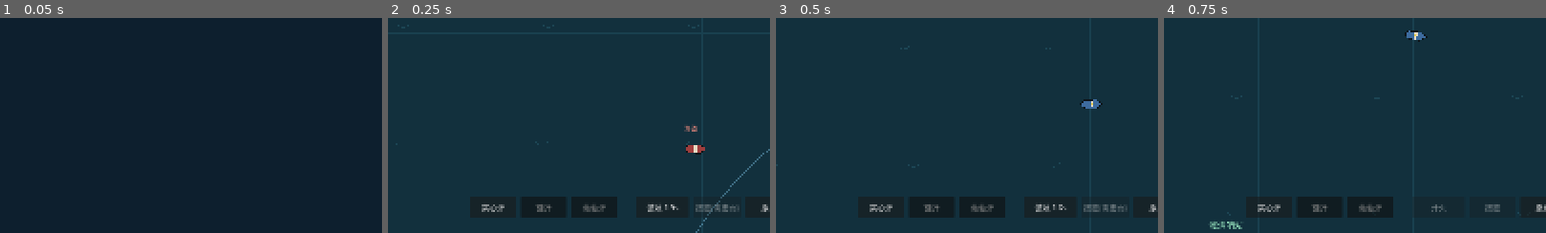
Above: before the commit, frames 1-4 (left to right).
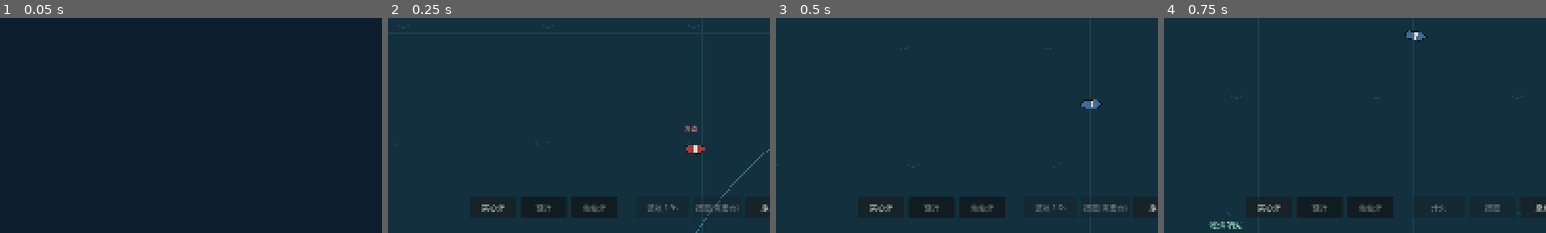
Above: after the commit, the same moments.

Repository: lucifermbbgh/OceanHero
Game: Godot game, scene res://tests/integration/run.tscn
The game is run twice, just before and just after one commit, with the same random seed, the same clock (stepped at 60 frames per second) and the same inputs. This scene is started directly instead of the project's main scene.
Inputs (mouse positions are % of the whole screen's width and height, from its top left):
- Up to frame 1 (0.05 s): no input
- Up to frame 2 (0.25 s): no input
- Up to frame 3 (0.5 s): no input
- Up to frame 4 (0.75 s): tap Enter at 0.5 s; move the mouse to (72, 45) at 0.52 s; hold D (steer_right) from 0.53 s (still down); tap B at 0.6 s; click (72, 45) at 0.67 s
The pictures show only the part of the screen within x 19-69%, y 50-100%; the shares and areas given below are measured in that part.

Frame 1 is identical in both runs. In frame 2, 0.1% of the frame differs, in the area x 68-76%, y 86-91%; in frame 3, 0.1%; in frame 4, nothing differs.

Commit message:
fix: 撤销自动开火，改为每次手动点射
- 锁定不再隐含开战：锁定后己方一发不开，敌人毫发无损
- 每一次齐射都必须由玩家点「开火」触发，装填完成也不会自动连射
- 装填中/超射程时按钮置灰并显示原因
- 敌舰 AI 仍保持自动开火
- 测试改为手动开火语义，集成 309 项全绿

Diff:
--- a/scripts/sea/sea_scene.gd
+++ b/scripts/sea/sea_scene.gd
@@ -1173,9 +1173,7 @@
 	return n
 
 func _lock_target(enemy) -> void:
-	if player.auto_fire and player.target != enemy:
-		player.auto_fire = false
-		hud.ticker("已切换目标，自动开火关闭")
+	player.auto_fire = false
 	player.target = enemy
 	player.engaged = true
 	enemy.target = player
@@ -1191,13 +1189,9 @@
 	if t == null or not is_instance_valid(t) or not t.alive:
 		hud.ticker("先锁定一个目标")
 		return
-	player.auto_fire = not player.auto_fire
-	if player.auto_fire:
-		hud.ticker("自动开火：开（进入射程后持续齐射）")
-		# 立刻尝试打一轮，避免空等
-		player.try_fire()
-	else:
-		hud.ticker("自动开火：关")
+	var res: Dictionary = player.try_fire()
+	if not res.get("ok", false):
+		hud.ticker(String(res.get("reason", "无法开火")))
 
 func _on_ammo_selected(id: StringName) -> void:
 	var a: Resource = DataRegistry.get_ammo(id)
--- a/scripts/ship/sea_ship.gd
+++ b/scripts/ship/sea_ship.gd
@@ -365,10 +365,9 @@
 	# 锁定即开始装填；是否开火由玩家决定
 	if reload_timer > 0.0:
 		reload_timer -= delta
-	# 玩家：只有打开"自动开火"才持续射击，否则必须手动触发 try_fire()
+	# 玩家：任何情况下都不会自己开火，必须由玩家点「开火」才打一轮
 	if is_player:
-		if auto_fire and reload_timer <= 0.0 and can_target(target):
-			_fire_at(target)
+		auto_fire = false
 		return
 	# 商船只逃不打
 	if faction == "merchant":
--- a/scripts/ui/sea_hud.gd
+++ b/scripts/ui/sea_hud.gd
@@ -290,17 +290,13 @@
 			_fire_btn.text = "开火"
 			_fire_btn.disabled = true
 			_fire_btn.modulate = Color(1, 1, 1)
-		elif player.auto_fire:
-			_fire_btn.text = "停火"
-			_fire_btn.disabled = false
-			_fire_btn.modulate = Color(1.0, 0.75, 0.55)
 		elif player.reload_timer > 0.0:
 			_fire_btn.text = "装填 %.1fs" % player.reload_timer
-			_fire_btn.disabled = false
+			_fire_btn.disabled = true
 			_fire_btn.modulate = Color(1, 1, 1)
 		elif not player.can_target(t):
 			_fire_btn.text = "超出射程"
-			_fire_btn.disabled = false
+			_fire_btn.disabled = true
 			_fire_btn.modulate = Color(1, 1, 1)
 		else:
 			_fire_btn.text = "开火！"
--- a/tests/integration/run.gd
+++ b/tests/integration/run.gd
@@ -536,7 +536,7 @@
 
 # ---------------- 自动开火 ----------------
 func _test_auto_fire() -> void:
-	print("\n[自动开火]")
+	print("\n[手动开火]")
 	GameState.reset_new_game()
 	GameState.current_map = 1
 	var s = load("res://scenes/sea/sea_scene.tscn").instantiate()
@@ -546,32 +546,38 @@
 	e.global_position = s.player.global_position + Vector2(400, 0)
 	s._lock_target(e)
 	e.target = s.player
-	_ok(not s.player.auto_fire, "锁定后默认不自动开火")
-
-	# 关闭状态：等一个装填周期也不应开火
-	for i in range(140):
+	_ok(not s.player.auto_fire, "锁定后不会自动进入开火状态")
+
+	# 锁定后等一个装填周期：一发都不该打出去
+	for i in range(160):
 		await get_tree().physics_frame
-	_ok(s.player.volleys_fired == 0, "未开启时不会自动开火", "volleys=%d" % s.player.volleys_fired)
-
-	# 开启：持续齐射
+	_ok(s.player.volleys_fired == 0, "锁定后不会自动开火", "volleys=%d" % s.player.volleys_fired)
+	_ok(e.hull_hp == e.hull_max, "未开火前敌船毫发无损", "%.0f/%.0f" % [e.hull_hp, e.hull_max])
+
+	# 点一次「开火」= 只打一轮
 	s._on_fire_pressed()
-	_ok(s.player.auto_fire, "点「开火」进入自动开火")
-	for i in range(300):
-		await get_tree().physics_frame
-	_ok(s.player.volleys_fired >= 2, "自动开火会连续齐射", "volleys=%d" % s.player.volleys_fired)
-
-	# 关闭：停止开火
+	_ok(s.player.volleys_fired == 1, "点一次开火只打一轮", "volleys=%d" % s.player.volleys_fired)
+	_ok(e.hull_hp < e.hull_max, "该轮齐射造成伤害")
+
+	var v_before: int = s.player.volleys_fired
 	s._on_fire_pressed()
-	_ok(not s.player.auto_fire, "再点一次「停火」关闭")
-	var n_after: int = s.player.volleys_fired
+	_ok(s.player.volleys_fired == v_before, "装填中点击不会再打一轮", "volleys=%d" % s.player.volleys_fired)
+
 	for i in range(200):
 		await get_tree().physics_frame
-	_ok(s.player.volleys_fired == n_after, "停火后不再射击", "volleys=%d" % s.player.volleys_fired)
-
-	# 无目标时按钮不生效
+		if s.player.ready_to_fire():
+			break
+	s._on_fire_pressed()
+	_ok(s.player.volleys_fired >= 2, "装填完成后可再次手动开火", "volleys=%d" % s.player.volleys_fired)
+
+	var v2: int = s.player.volleys_fired
+	for i in range(160):
+		await get_tree().physics_frame
+	_ok(s.player.volleys_fired == v2, "不开火时绝不会自己射击", "volleys=%d" % s.player.volleys_fired)
+
 	s.player.target = null
 	s._on_fire_pressed()
-	_ok(not s.player.auto_fire, "没有目标时不会进入自动开火")
+	_ok(s.player.volleys_fired == v2, "没有目标时点开火不会射击")
 	s.queue_free()
 	await _frames(2)
 
Binary file added: docs/screenshots/32-manual-fire-final.png
Not shown, changed: docs/02-systems-design.md
Not shown, changed: docs/06-design-changelog.md
Not shown, changed: docs/09-playtest-record.md
